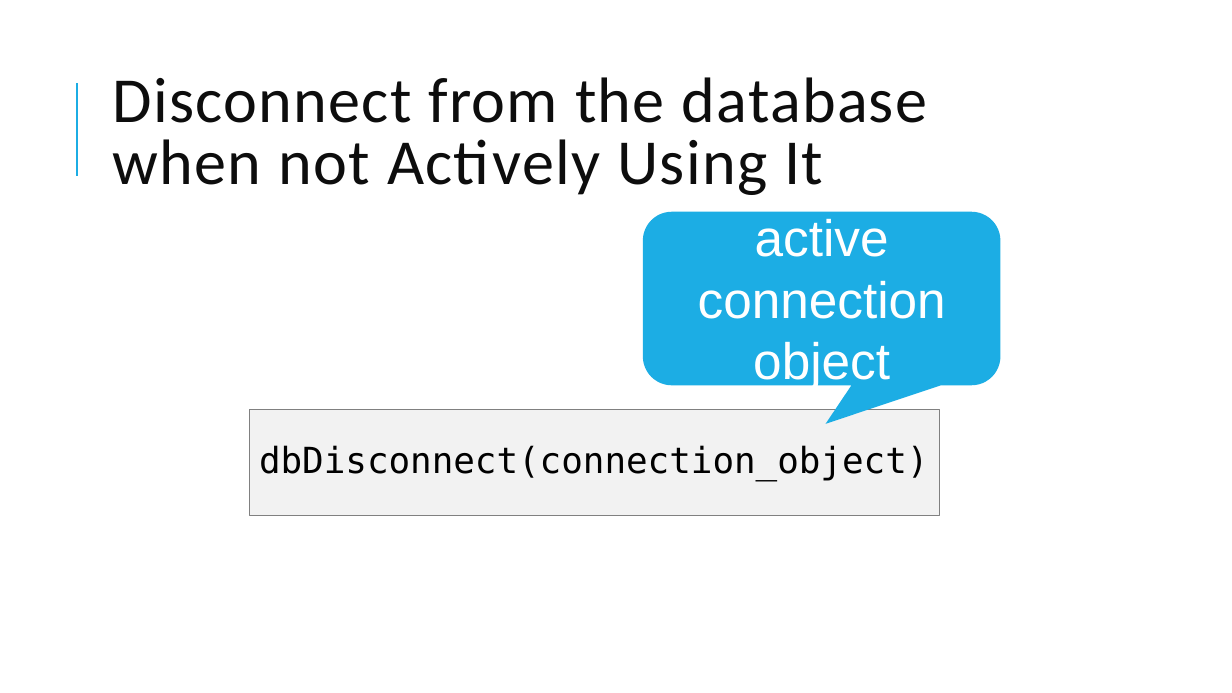
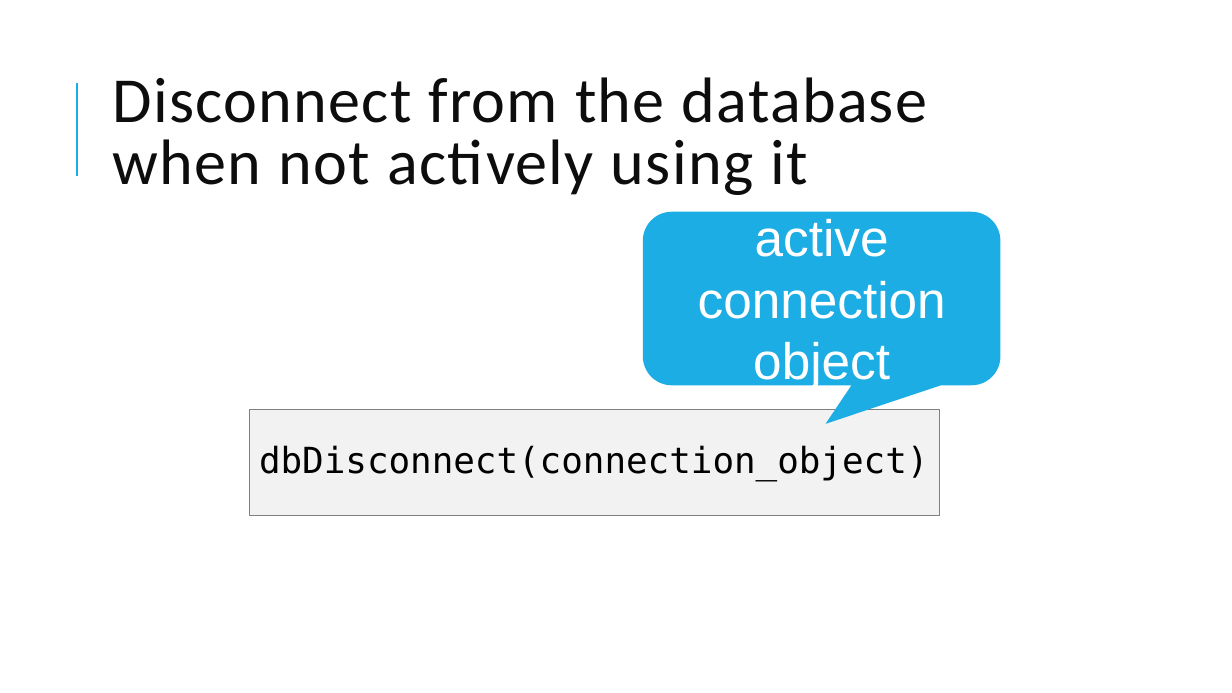
Before and after one commit to amromeo/api_r_int_db_24, a slide deck: slide 11 of presentations/02 - Databases with R.pptx (slide 8 before the commit). Drawn at 1232x693 pixels with LibreOffice and Linux fonts; fonts in the diff are those of the drawing. Boxes give left, top, right and bottom in pixels: in the first picture for what was removed or moved away, otherwise in the second. Text is boxed around its words. In the diff, an @@ line names an element or a change of style, - is before the commit and + after.

```diff
--- a/presentations/02 - Databases with R.pptx
+++ b/presentations/02 - Databases with R.pptx
@@ title at (113, 77, 927, 195): text changed @@
-Disconnect from the database when not Actively Using It
+Disconnect from the database when not actively using it
```
Also in this commit, not shown: 10 other slides changed, 11 slides added, 3 slides removed, 1 other file.
